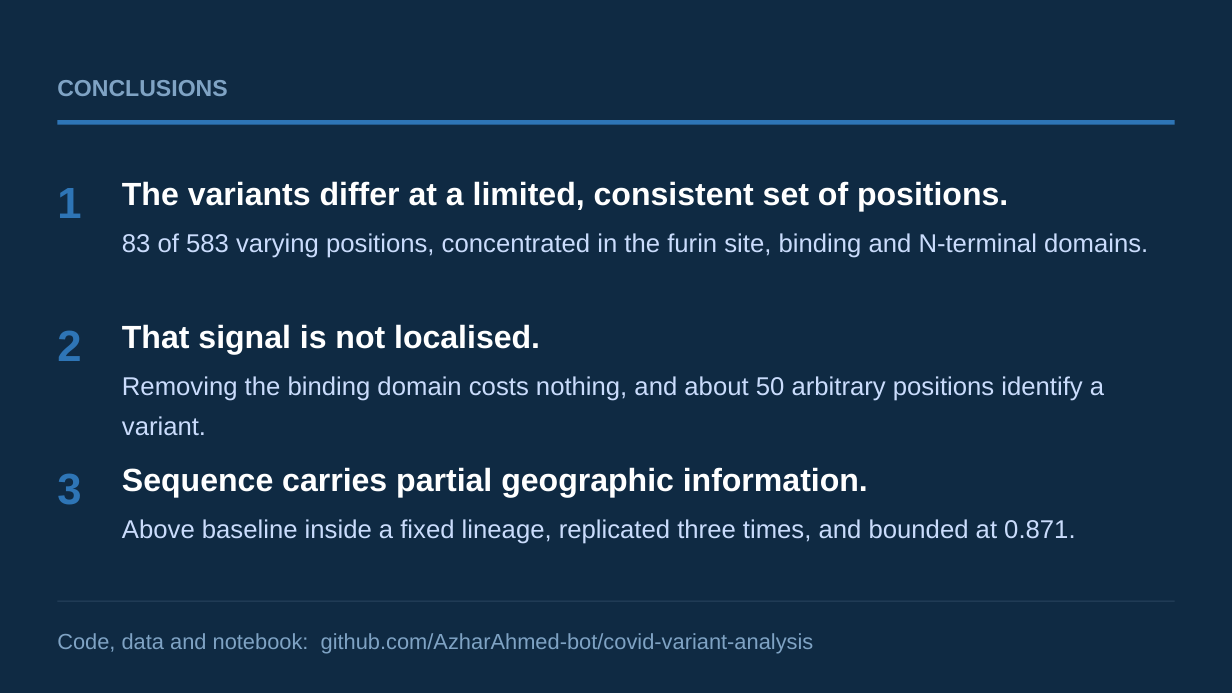
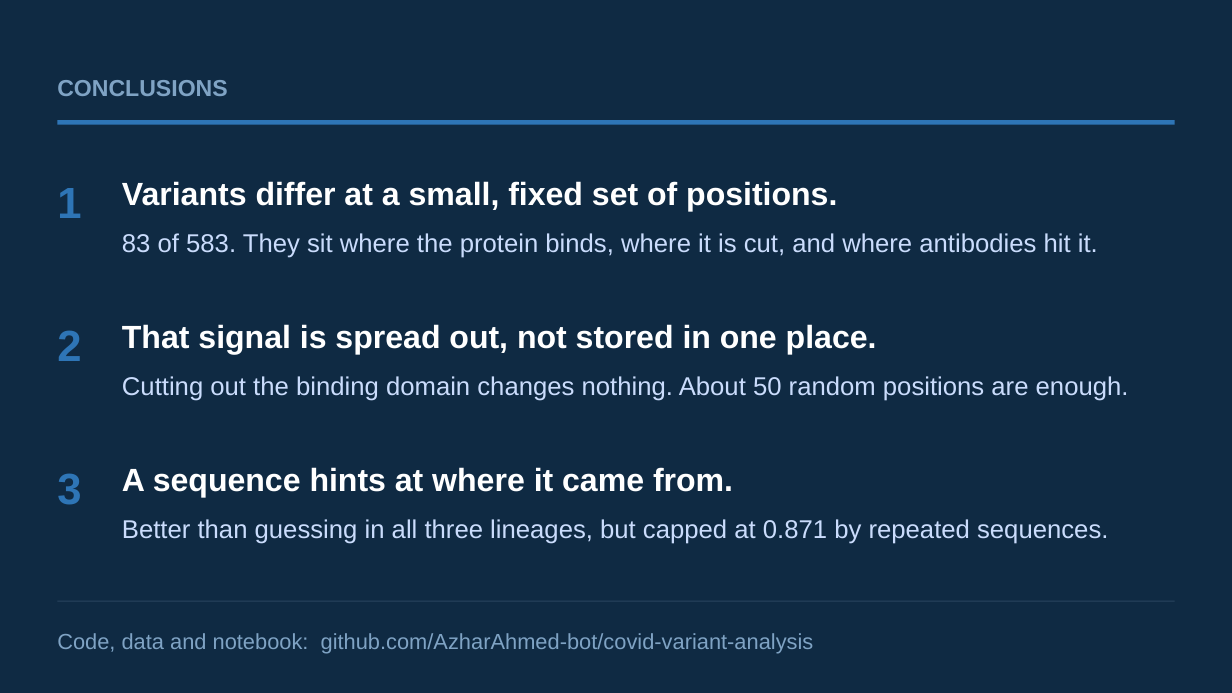
Before and after one commit to AzharAhmed-bot/covid-variant-analysis, a slide deck: slide 12 of deliverables/spike_variation_presentation.pptx. Drawn at 1232x693 pixels with LibreOffice and Linux fonts; fonts in the diff are those of the drawing. Boxes give left, top, right and bottom in pixels: in the first picture for what was removed or moved away, otherwise in the second. Text is boxed around its words. In the diff, an @@ line names an element or a change of style, - is before the commit and + after.

Commit message:
Simplify wording on the limits and conclusions slides

```diff
--- a/deliverables/spike_variation_presentation.pptx
+++ b/deliverables/spike_variation_presentation.pptx
@@ text at (x1=122, y1=181, x2=837, y2=211): text changed @@
-The variants differ at a limited, consistent set of positions.
+Variants differ at a small, fixed set of positions.
@@ text at (x1=122, y1=233, x2=1098, y2=258): text changed @@
-83 of 583 varying positions, concentrated in the furin site, binding and N-terminal domains.
+83 of 583. They sit where the protein binds, where it is cut, and where antibodies hit it.
@@ text at (x1=122, y1=324, x2=877, y2=354): text changed @@
-That signal is not localised.
+That signal is spread out, not stored in one place.
@@ text at (x1=122, y1=376, x2=1129, y2=401): text changed @@
-Removing the binding domain costs nothing, and about 50 arbitrary positions identify a variant.
+Cutting out the binding domain changes nothing. About 50 random positions are enough.
@@ text at (x1=122, y1=467, x2=733, y2=498): text changed @@
-Sequence carries partial geographic information.
+A sequence hints at where it came from.
@@ text at (x1=122, y1=519, x2=1108, y2=544): text changed @@
-Above baseline inside a fixed lineage, replicated three times, and bounded at 0.871.
+Better than guessing in all three lineages, but capped at 0.871 by repeated sequences.
```
Also in this commit, not shown: 1 other slide changed, 1 other file.
